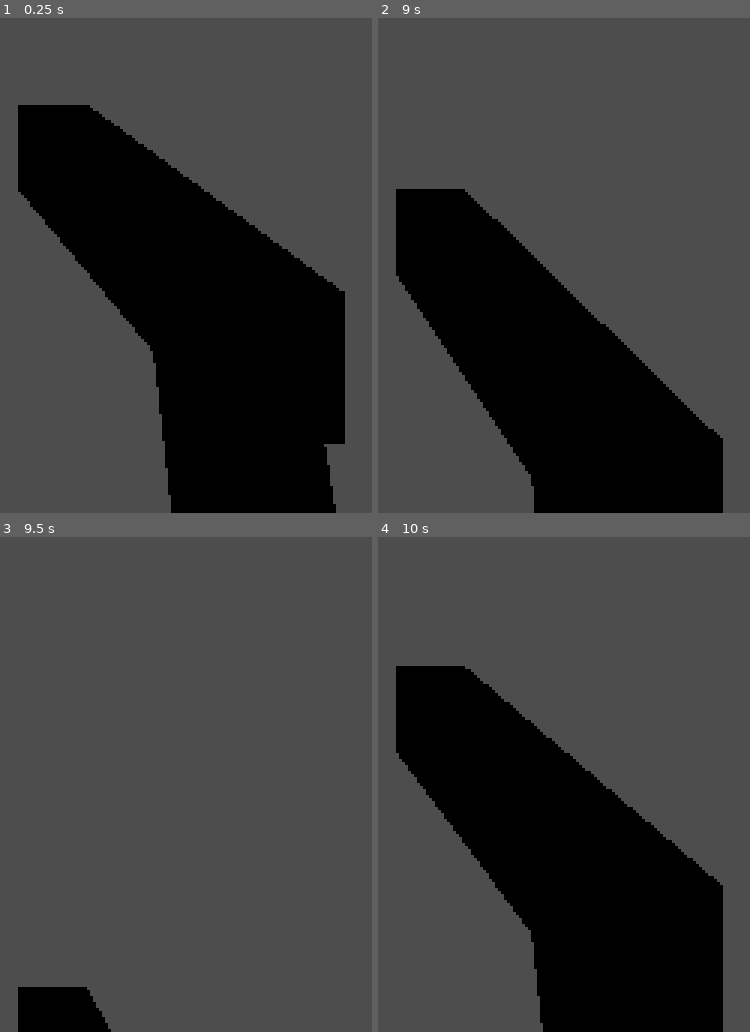
Above: before the commit, frames 1-4 (two rows, left to right).
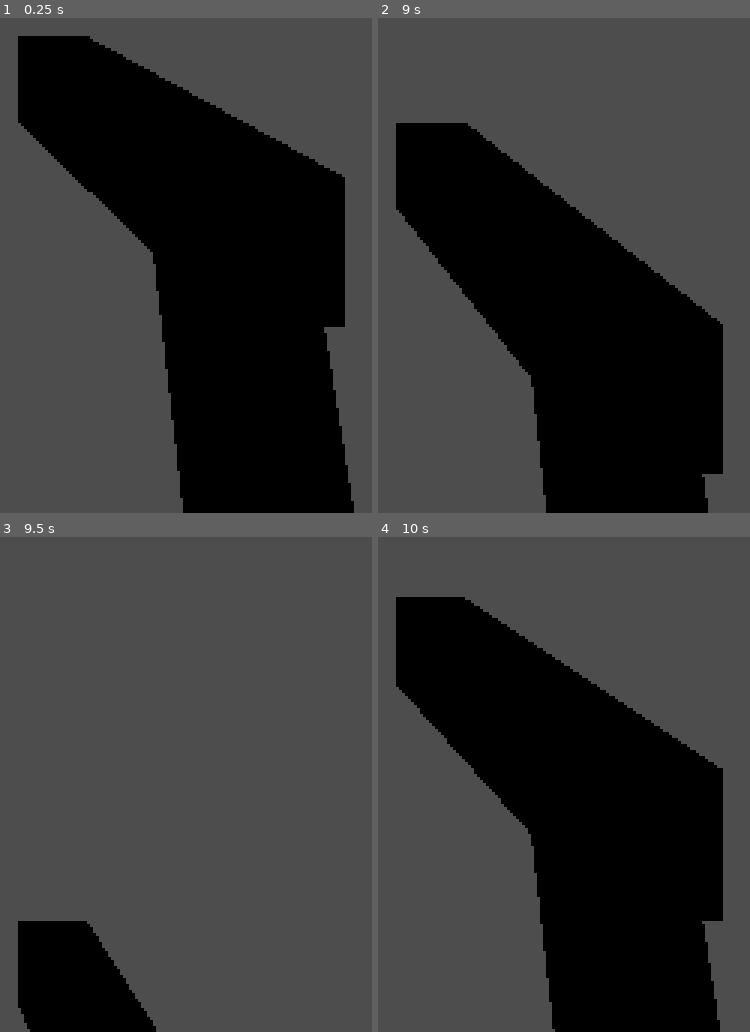
Above: after the commit, the same moments.

Repository: jlagun/gierka
Game: Godot game, scene res://player/player.tscn
The game is run twice, just before and just after one commit, with the same random seed, the same clock (stepped at 60 frames per second) and the same inputs. This scene is started directly instead of the project's main scene.
Inputs (mouse positions are in pixels of both pictures, inside the frame that each line leads up to):
- Up to frame 1 (0.25 s): no input
- Up to frame 2 (9 s): tap Enter at 0.5, 2, 3.5 s; move the mouse to (outside the picture) at 0.52 s; press the mouse at (outside the picture) at 0.53 s; hold W (move_forward) 0.53-5.78 s; tap Space (jump) at 0.77, 1.25, 1.52, 2.75, 3.02, 3.77, 4.25, 4.52, 6.02, 6.77, 7.52 s; move the mouse to (outside the picture) at 1.27 s; release the mouse at (outside the picture) at 1.28 s; click (outside the picture) at 1.35 s; move the mouse to (outside the picture) at 2.02 s; press the mouse at (outside the picture) at 2.03 s; move the mouse to (outside the picture) at 2.77 s; release the mouse at (outside the picture) at 2.78 s; click (outside the picture) at 2.85 s; move the mouse to (outside the picture) at 3.52 s; press the mouse at (outside the picture) at 3.53 s; move the mouse to (outside the picture) at 4.27 s; release the mouse at (outside the picture) at 4.28 s; click (outside the picture) at 4.35 s; move the mouse to (outside the picture) at 5.02 s; press the mouse at (outside the picture) at 5.03 s; move the mouse to (outside the picture) at 5.77 s; release the mouse at (outside the picture) at 5.78 s; hold D (move_right) 5.78-6.53 s; click (outside the picture) at 5.85 s; move the mouse to (outside the picture) at 6.52 s; press the mouse at (outside the picture) at 6.53 s; hold W (move_forward) 6.53-8.78 s; move the mouse to (outside the picture) at 7.27 s; release the mouse at (outside the picture) at 7.28 s; click (outside the picture) at 7.35 s; move the mouse to (outside the picture) at 8.02 s; press the mouse at (outside the picture) at 8.03 s; move the mouse to (outside the picture) at 8.77 s; release the mouse at (outside the picture) at 8.78 s; hold A (move_left) from 8.78 s (still down); click (outside the picture) at 8.85 s
- Up to frame 3 (9.5 s): keep holding A (move_left); tap Space (jump) at 9.02 s
- Up to frame 4 (10 s): move the mouse to (outside the picture) at 9.52 s; release A (move_left) at 9.53 s; press the mouse at (outside the picture) at 9.53 s; hold W (move_forward) from 9.53 s (still down); tap Space (jump) at 9.77 s

The runs differ from the first frame. In frame 1, 24% of the frame differs, in the area x 4-96%, y 3-100%; in frame 2, 22%; in frame 3, 4.4%; in frame 4, 23%.

Commit message:
fix: raise the pistol so its grip shows
On jlagun's Mac, the grip sat below the bottom of the screen, so the
pistol read like a stick. Its hold position moves up 3.5 cm, and the
PR screenshot shows the new position.

Co-Authored-By: Claude Opus 5.5 <noreply@anthropic.com>
Claude-Session: https://claude.ai/code/session_01QLKhi5MBokndcX8jTHVQTr

Diff:
--- a/game/weapons/weapon.tscn
+++ b/game/weapons/weapon.tscn
@@ -6,4 +6,4 @@
 script = ExtResource("1_weapon")
 
 [node name="ViewModel" type="Node3D" parent="."]
-transform = Transform3D(1, 0, 0, 0, 1, 0, 0, 0, 1, 0.17, -0.16, -0.3)
+transform = Transform3D(1, 0, 0, 0, 1, 0, 0, 0, 1, 0.17, -0.125, -0.3)
Not shown, changed: docs/screenshots/m1-pistol.jpg
